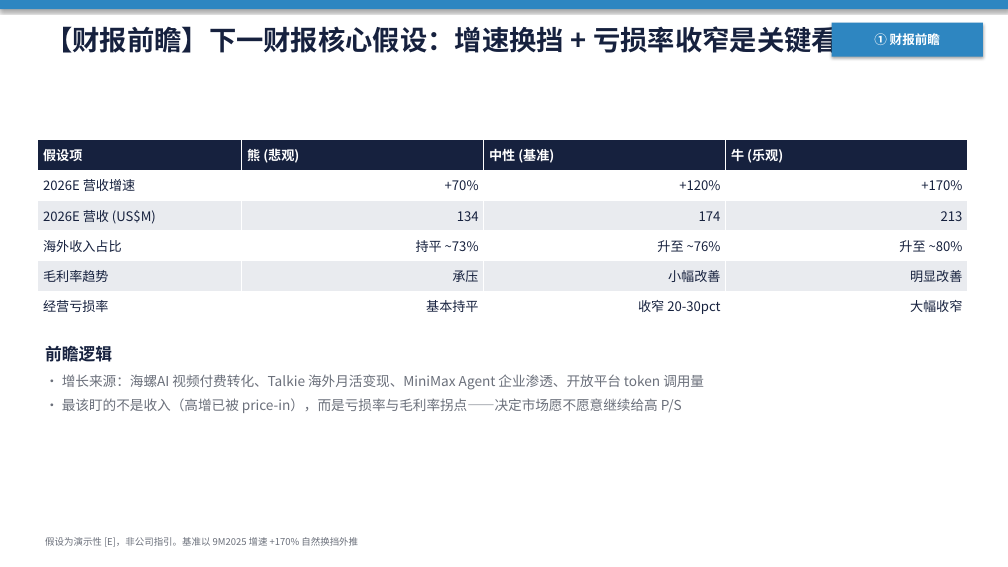
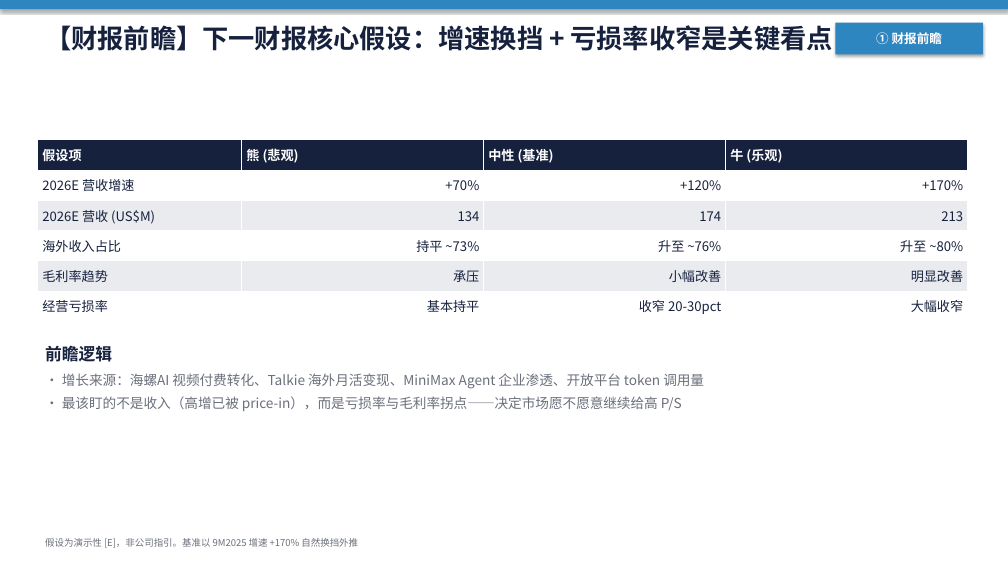
Before and after one commit to Kingpeile/King, a slide deck: slide 5 of MiniMax_前瞻_DCF_竞争格局.pptx. Drawn at 1008x567 pixels with LibreOffice and Linux fonts; fonts in the diff are those of the drawing. Boxes give left, top, right and bottom in pixels: in the first picture for what was removed or moved away, otherwise in the second. Text is boxed around its words. In the diff, an @@ line names an element or a change of style, - is before the commit and + after.

```diff
--- a/MiniMax_前瞻_DCF_竞争格局.pptx
+++ b/MiniMax_前瞻_DCF_竞争格局.pptx
@@ text "【财报前瞻】下一财报核心假设：增速换挡 + 亏损率收窄是关键看点" at (45,25,833,51): size 26 to 25 pt @@
@@ rectangle "① 财报前瞻": place and size @@
-rectangle "① 财报前瞻" at (832,23,983,57)
+rectangle "① 财报前瞻" at (836,23,983,54)
@@ text "前瞻逻辑" at (45,343,704,411): less space between paragraphs @@
```
Also in this commit, not shown: 15 other slides changed, 2 slides added, 1 other file.
